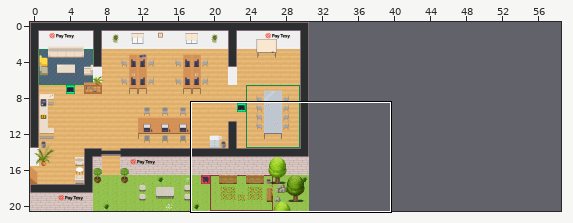
Tiled map (JSON), stored at map.tmj. Above: a wide view before the commit, with the close-up outlined.
Close-up. As it was:
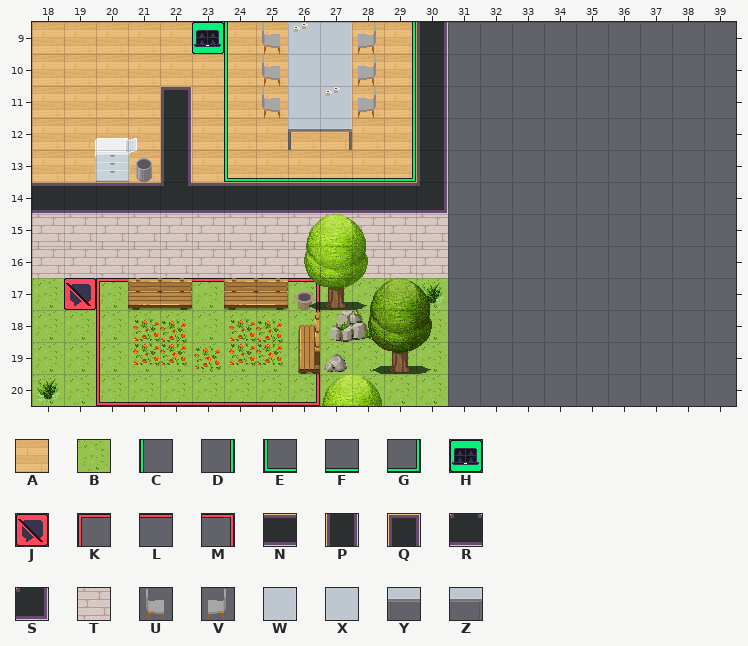
Cells are 32x32 px. Shown: x 18..39, y 9..20. The commit also changed other parts of the map, which this record leaves out. The old version is drawn lined up with the new one.
Key: from "Chunk 1": A 2, B 4, C 8, D 9, E 10, F 11, G 12, H 13, J 14, K 15, L 16, M 17, N 24, P 27, Q 33, R 36, S 37, T 38, U 78, V 80, W 90, X 90 flipped left-right, Y 107, Z 108.
_ is an empty cell, # one hidden under a higher layer.
Layers that did not change in this view are not listed.
Layer "floor/floor1" before, first column x 29:
 9 A#_________
10 A#_________
11 A#_________
12 A#_________
13 A#_________
14 ##_________
15 ##_________
16 ##_________
17 BB_________
18 #B_________
19 BB_________
20 BB_________
Layer "floor/floor2" before, first column x 18:
 9 _____HC____D__________
10 ______C____D__________
11 ______C____D__________
12 ______C____D__________
13 ______EFFFFG__________
14 ______________________
15 ______________________
16 ______________________
17 _JKLLLLLM_____________
Layer "walls/walls1" before, first column x 18:
 9 ____________P_________
10 ____________P_________
11 ____Q_______P_________
12 ____P_______P_________
13 ____P_______P_________
14 NNNNRNNNNNNNS_________
15 TTTTTTTTTTTTT_________
16 TTTTTTTTT#TTT_________
17 ______________________
18 ______________________
19 ______________________
20 ______________________
After:
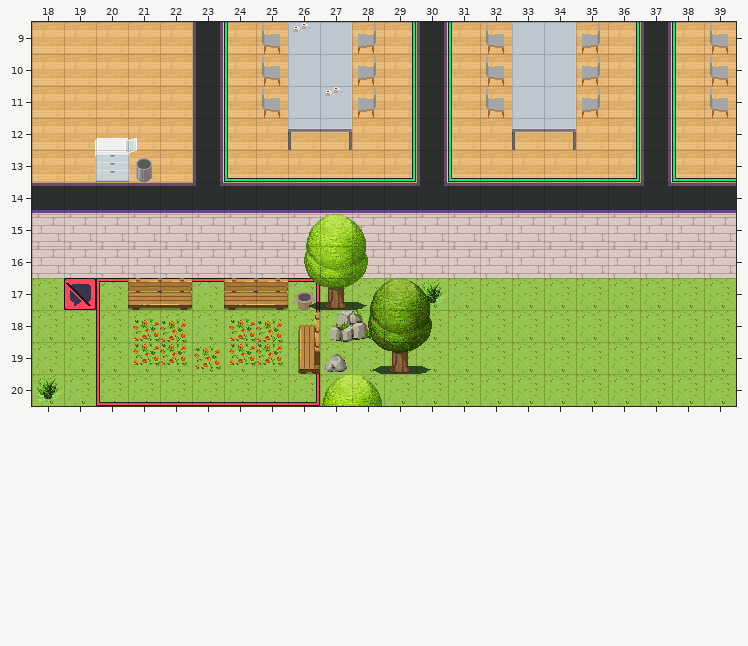
From old to new:
{"change": "map size 31x21 -> 59x21 cells"}
{"where": "layer \"floor/floor1\""}
{"y":9,"x":31,"old":"__","new":"AA"}
{"y":9,"x":35,"old":"__","new":"AA"}
{"y":9,"x":38,"old":"__","new":"AA"}
{"y":10,"x":31,"old":"__","new":"AA"}
{"y":10,"x":35,"old":"__","new":"AA"}
{"y":10,"x":38,"old":"__","new":"AA"}
{"y":11,"x":31,"old":"__","new":"AA"}
{"y":11,"x":35,"old":"__","new":"AA"}
{"y":11,"x":38,"old":"__","new":"AA"}
{"y":12,"x":31,"old":"______","new":"AAAAAA"}
{"y":12,"x":38,"old":"__","new":"AA"}
{"y":13,"x":31,"old":"______","new":"AAAAAA"}
{"y":13,"x":38,"old":"__","new":"AA"}
{"y":17,"x":31,"old":"_________","new":"BBBBBBBBB"}
{"y":18,"x":31,"old":"_________","new":"BBBBBBBBB"}
{"y":19,"x":31,"old":"_________","new":"BBBBBBBBB"}
{"y":20,"x":31,"old":"_________","new":"BBBBBBBBB"}
{"where": "layer \"floor/floor2\""}
{"y":9,"x":23,"old":"H","new":"_"}
{"y":9,"x":31,"old":"_","new":"C"}
{"y":9,"x":36,"old":"_","new":"D"}
{"y":9,"x":38,"old":"_","new":"C"}
{"y":10,"x":31,"old":"_","new":"C"}
{"y":10,"x":36,"old":"_","new":"D"}
{"y":10,"x":38,"old":"_","new":"C"}
{"y":11,"x":31,"old":"_","new":"C"}
{"y":11,"x":36,"old":"_","new":"D"}
{"y":11,"x":38,"old":"_","new":"C"}
{"y":12,"x":31,"old":"_","new":"C"}
{"y":12,"x":36,"old":"_","new":"D"}
{"y":12,"x":38,"old":"_","new":"C"}
{"y":13,"x":31,"old":"______","new":"EFFFFG"}
{"y":13,"x":38,"old":"__","new":"EF"}
{"where": "layer \"walls/walls1\""}
{"y":9,"x":23,"old":"_","new":"P"}
{"y":9,"x":37,"old":"_","new":"P"}
{"y":10,"x":23,"old":"_","new":"P"}
{"y":10,"x":37,"old":"_","new":"P"}
{"y":11,"x":22,"old":"Q_","new":"_P"}
{"y":11,"x":37,"old":"_","new":"P"}
{"y":12,"x":22,"old":"P_","new":"_P"}
{"y":12,"x":37,"old":"_","new":"P"}
{"y":13,"x":22,"old":"P_","new":"_P"}
{"y":13,"x":37,"old":"_","new":"P"}
{"y":14,"x":22,"old":"RN","new":"NR"}
{"y":14,"x":30,"old":"S_________","new":"RNNNNNNRNN"}
{"y":15,"x":31,"old":"_________","new":"TTTTTTTTT"}
{"y":16,"x":31,"old":"_________","new":"TTTTTTTTT"}
{"where": "layer \"furniture/furniture2\""}
{"y":9,"x":32,"old":"____","new":"UXWV"}
{"y":9,"x":39,"old":"_","new":"U"}
{"y":10,"x":32,"old":"____","new":"UXWV"}
{"y":10,"x":39,"old":"_","new":"U"}
{"y":11,"x":32,"old":"____","new":"UXWV"}
{"y":11,"x":39,"old":"_","new":"U"}
{"y":12,"x":33,"old":"__","new":"YZ"}
{"label":"changed","picture_box":[160,22,224,186]}
{"label":"changed","picture_box":[444,22,736,406]}
